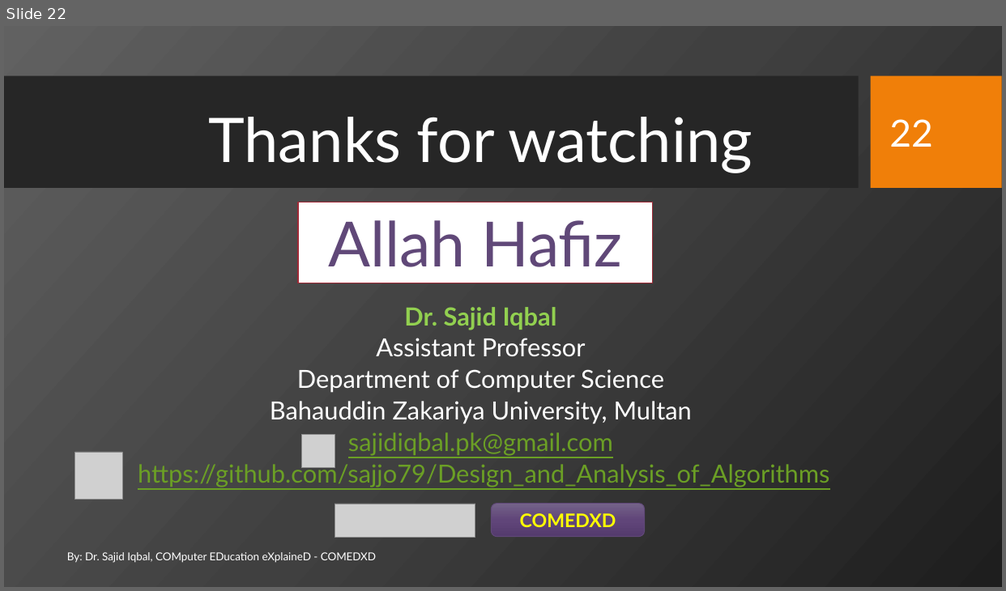
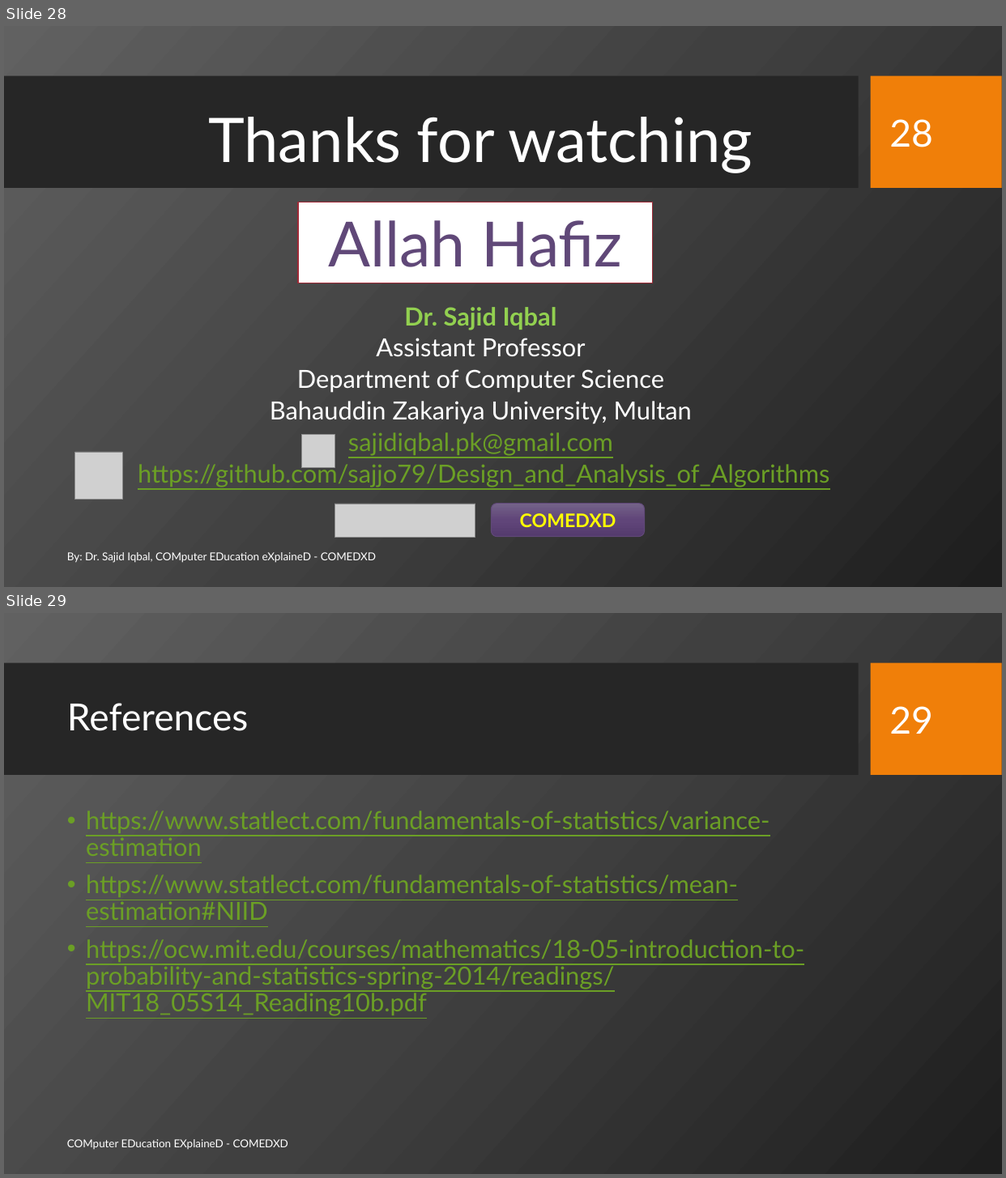
Before and after one commit to sajjo79/Machine-Learning, a slide deck: Slides/ML-Ch4-Parametric Methods-II.pptx. Shown one above the other, each under a label of ours: slide 22 before the commit, slides 28 and 29 after it. The pictures are 1006x591 and 1006x1178 pixels, drawn with LibreOffice and Linux fonts; fonts in the diff are those of the drawing; grey boxes stand for pictures; background and template pictures are left out. Boxes give left, top, right and bottom in pixels: in the first picture for what was removed or moved away, otherwise in the second. Text is boxed around its words. In the diff, an @@ line names an element or a change of style, - is before the commit and + after.

```diff
--- a/Slides/ML-Ch4-Parametric Methods-II.pptx
+++ b/Slides/ML-Ch4-Parametric Methods-II.pptx
@@ slide 29 added at [4,613,1002,1174], background picture (left out); not listed: 2 template elements that a slide beside it also shows @@
@@ title added at [67,703,248,731], 36 pt, text #FFFFFF @@
+References
@@ page number added at [889,706,933,734], 36 pt, text #FFFFFF @@
+29
@@ text added at [86,811,804,1016], 24 pt, text #6B9F25, underline @@
+• https://www.statlect.com/fundamentals-of-statistics/variance-estimation
+• https://www.statlect.com/fundamentals-of-statistics/mean-estimation#NIID
+• https://ocw.mit.edu/courses/mathematics/18-05-introduction-to-probability-and-statistics-spring-2014/readings/MIT18_05S14_Reading10b.pdf
@@ text added at [67,1139,288,1149], 10.5 pt, text #FFFFFF @@
+COMputer EDucation EXplaineD - COMEDXD
@@ what was slide 22 is now slide 28 @@
@@ page number at [889,119,933,148]: text changed @@
-22
+28
```
Also in this commit, not shown: 6 slides changed, 5 other slides added.
